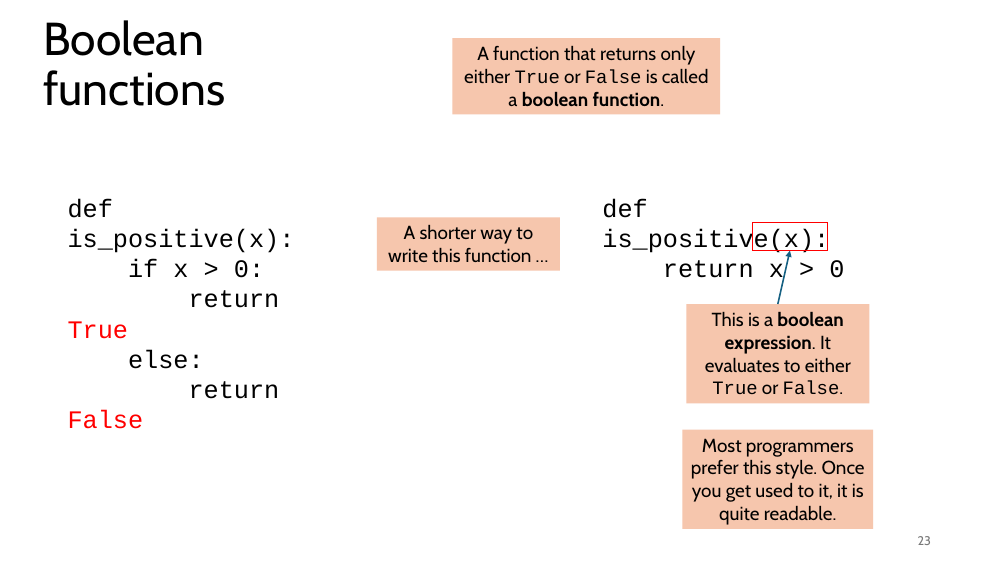
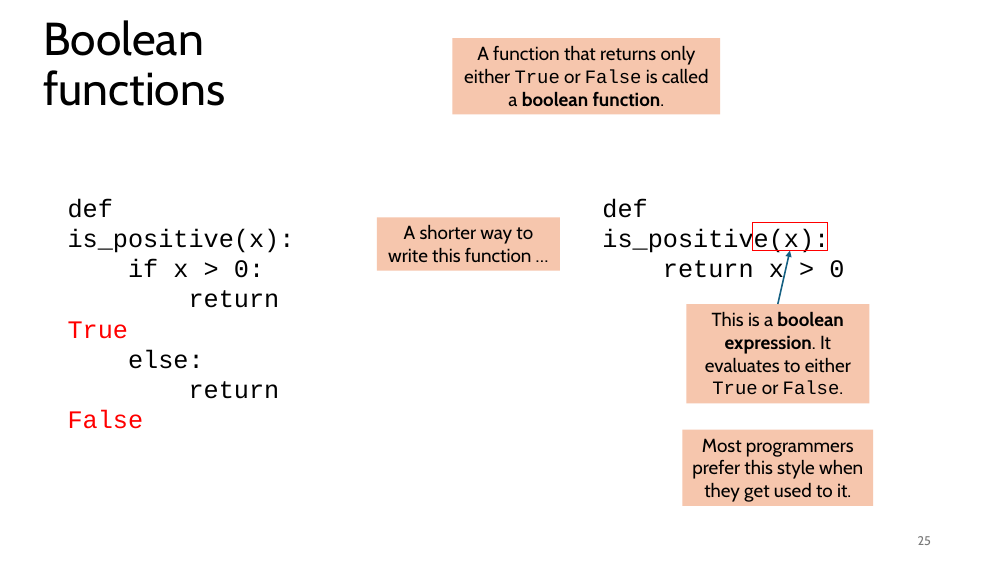
Before and after one commit to tjd1234/cmpt120spring2026, a slide deck: slide 25 of lecture_notes/chapter6/chapter6.pptx (slide 23 before the commit). Drawn at 1008x567 pixels with LibreOffice and Linux fonts; fonts in the diff are those of the drawing. Boxes give left, top, right and bottom in pixels: in the first picture for what was removed or moved away, otherwise in the second. Text is boxed around its words. In the diff, an @@ line names an element or a change of style, - is before the commit and + after.

```diff
--- a/lecture_notes/chapter6/chapter6.pptx
+++ b/lecture_notes/chapter6/chapter6.pptx
@@ rectangle "Most programmers prefer this style ..." resized from (x1=683, y1=430, x2=873, y2=529) to (x1=683, y1=430, x2=873, y2=506) @@
@@ text in rectangle at (x1=692, y1=438, x2=863, y2=502): text changed @@
-Most programmers prefer this style. Once you get used to it, it is quite readable.
+Most programmers prefer this style when they get used to it.
```
Also in this commit, not shown: 15 other slides changed, 4 slides added, 4 slides removed, 2 other files.
